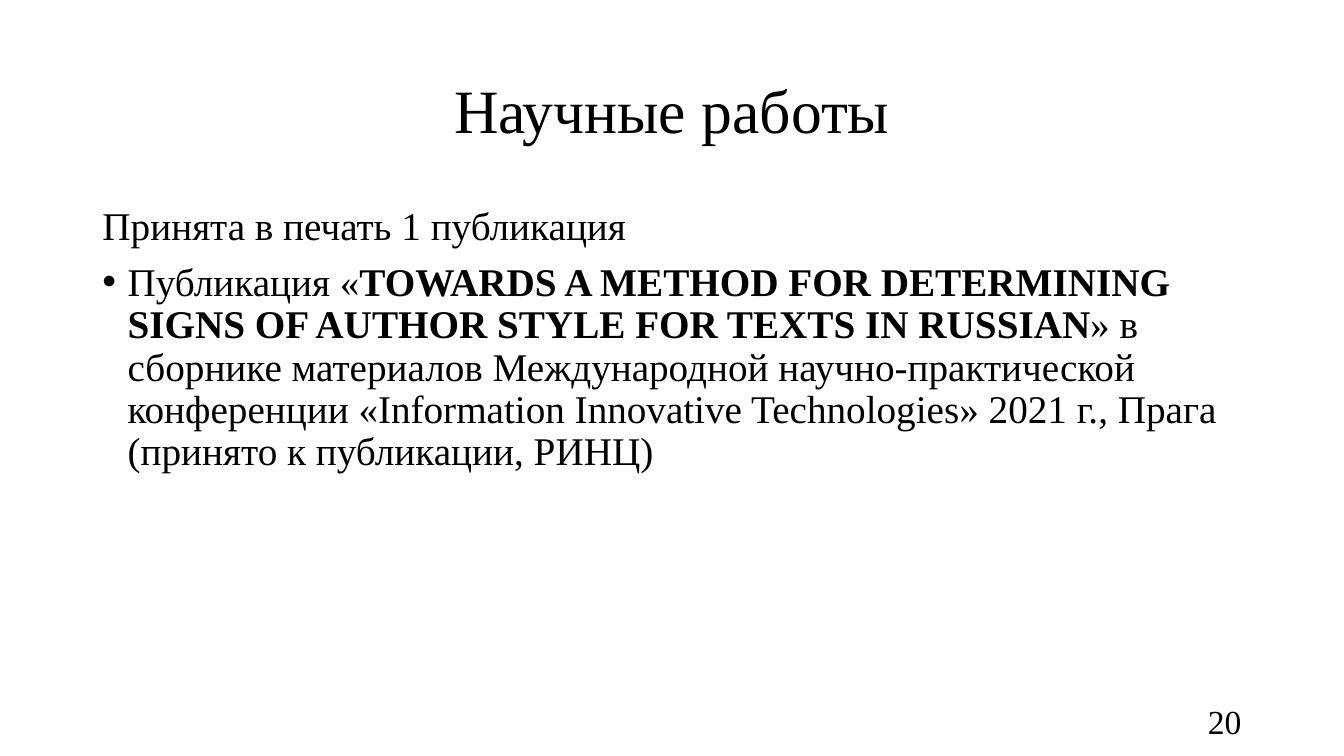
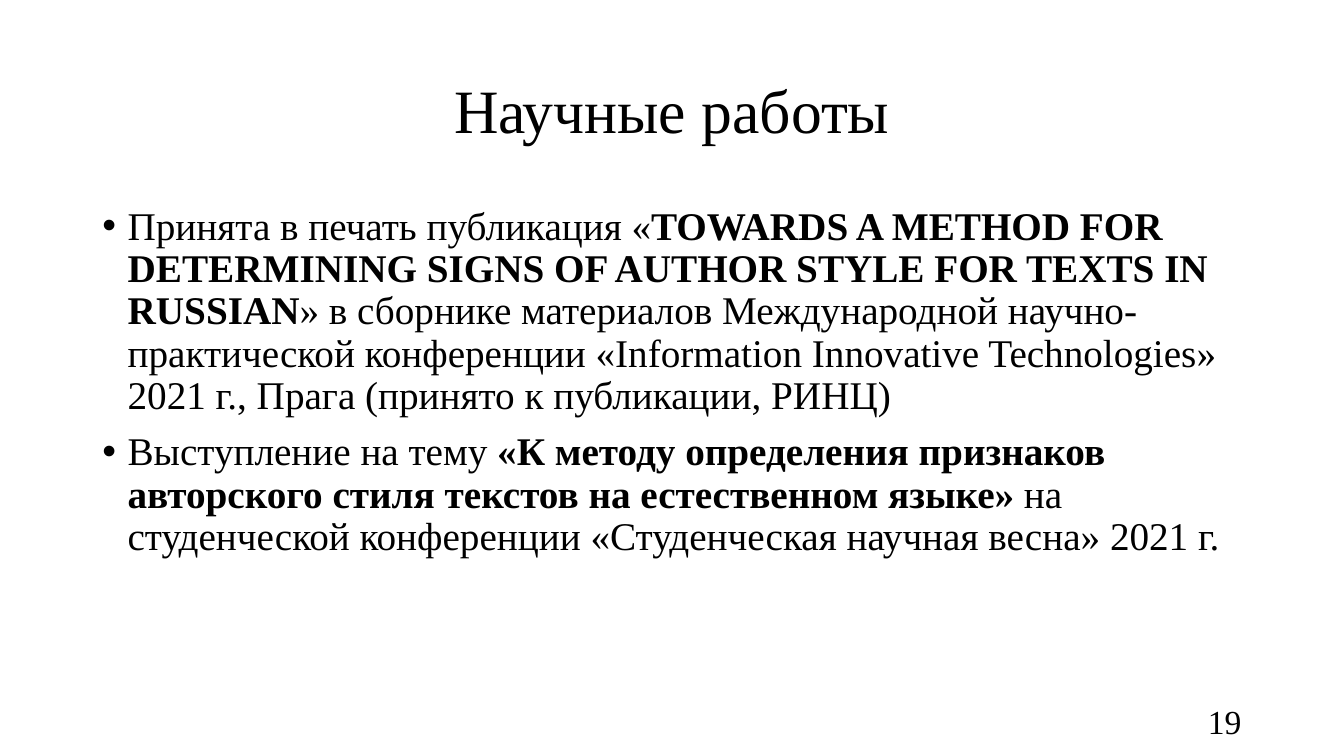
Before and after one commit to oljakon/bachelor-degree, a slide deck: slide 19 of РПЗ/презентация_Кондрашова.pptx (slide 20 before the commit). Drawn at 1344x756 pixels with LibreOffice and Linux fonts; fonts in the diff are those of the drawing. Boxes give left, top, right and bottom in pixels: in the first picture for what was removed or moved away, otherwise in the second. Text is boxed around its words. In the diff, an @@ line names an element or a change of style, - is before the commit and + after.

```diff
--- a/РПЗ/презентация_Кондрашова.pptx
+++ b/РПЗ/презентация_Кондрашова.pptx
@@ text at (128, 212, 1219, 558): text changed @@
-Принята в печать 1 публикация
-• Публикация «TOWARDS A METHOD FOR DETERMINING SIGNS OF AUTHOR STYLE FOR TEXTS IN RUSSIAN» в сборнике материалов Международной научно-практической конференции «Information Innovative Technologies» 2021 г., Прага (принято к публикации, РИНЦ)
+• Принята в печать публикация «TOWARDS A METHOD FOR DETERMINING SIGNS OF AUTHOR STYLE FOR TEXTS IN RUSSIAN» в сборнике материалов Международной научно-практической конференции «Information Innovative Technologies» 2021 г., Прага (принято к публикации, РИНЦ)
+• Выступление на тему «К методу определения признаков авторского стиля текстов на естественном языке» на студенческой конференции «Студенческая научная весна» 2021 г.
@@ page number at (1208, 711, 1242, 735): text changed @@
-20
+19
```
Also in this commit, not shown: 13 other slides changed, 2 slides added, 3 slides removed, 2 other files.
